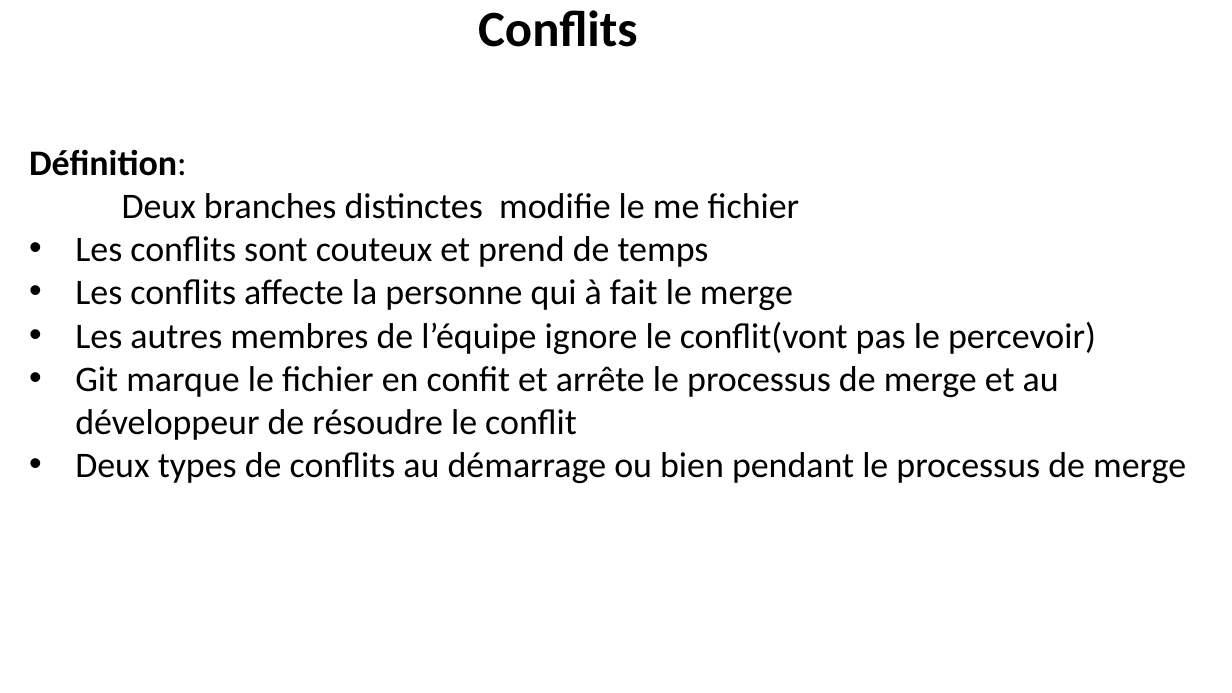
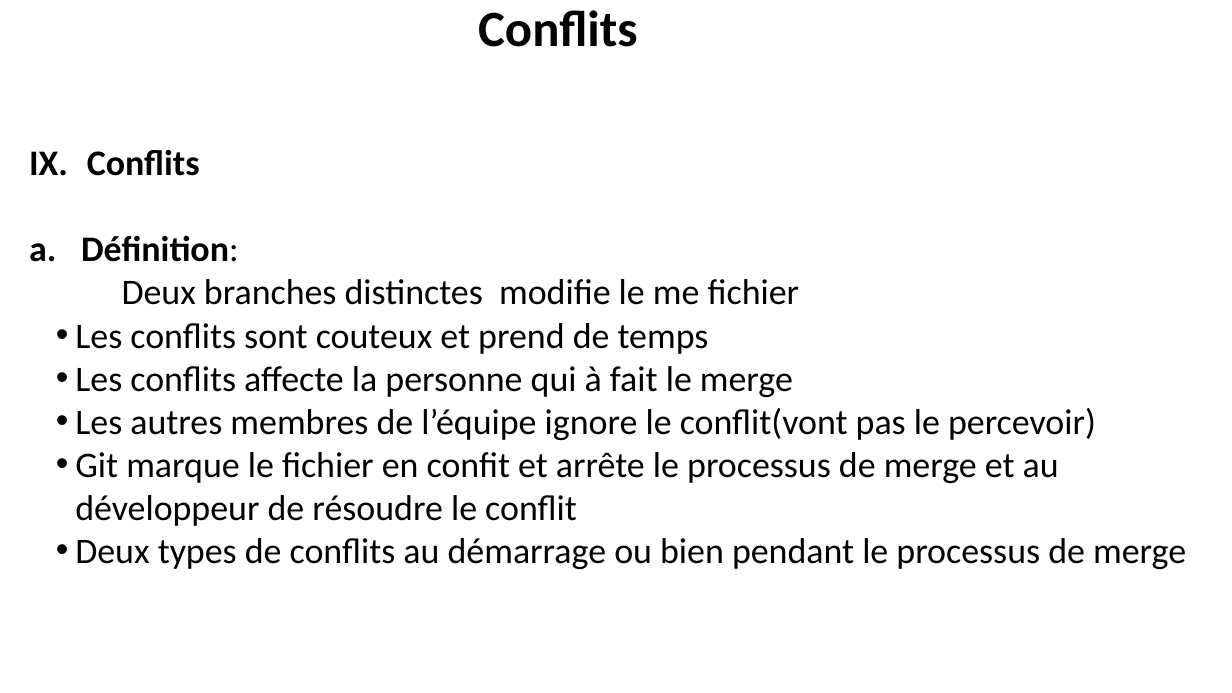
Before and after one commit to belakebiboussad/form, a slide deck: slide 18 of Formation Git.pptx (slide 16 before the commit). Drawn at 1232x693 pixels with LibreOffice and Linux fonts; fonts in the diff are those of the drawing. Boxes give left, top, right and bottom in pixels: in the first picture for what was removed or moved away, otherwise in the second. Text is boxed around its words. In the diff, an @@ line names an element or a change of style, - is before the commit and + after.

```diff
--- a/Formation Git.pptx
+++ b/Formation Git.pptx
@@ text at (87, 149, 200, 176): paragraph added @@
+IX. Conflits
@@ text at (75, 235, 1186, 569): bullet none to a.; indent changed @@
```
Also in this commit, not shown: 17 other slides changed, 3 slides added, 2 other files.
